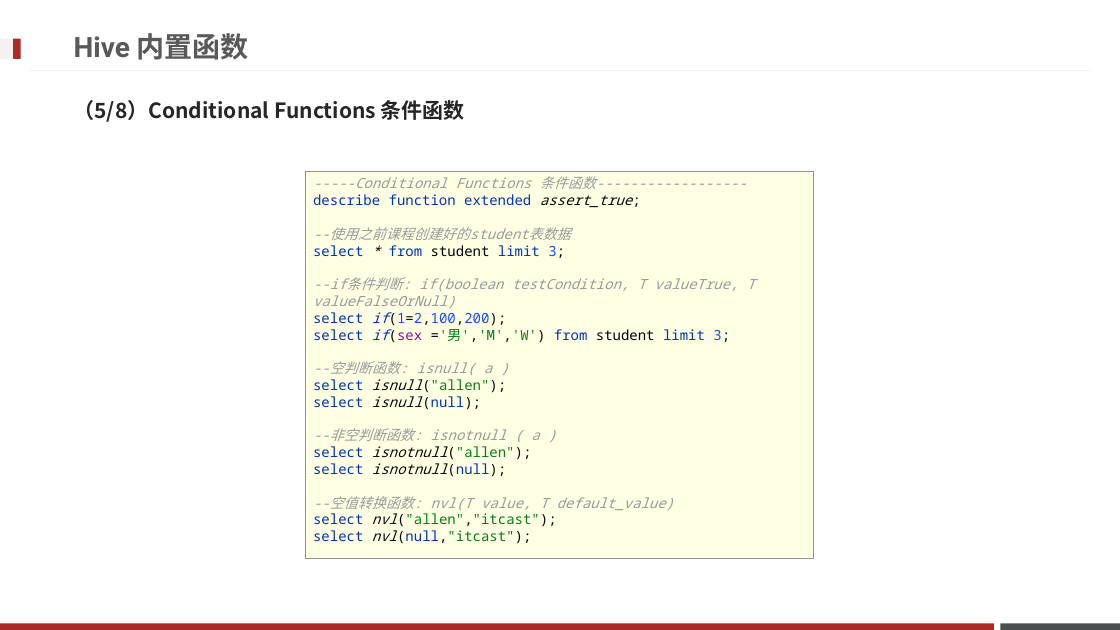
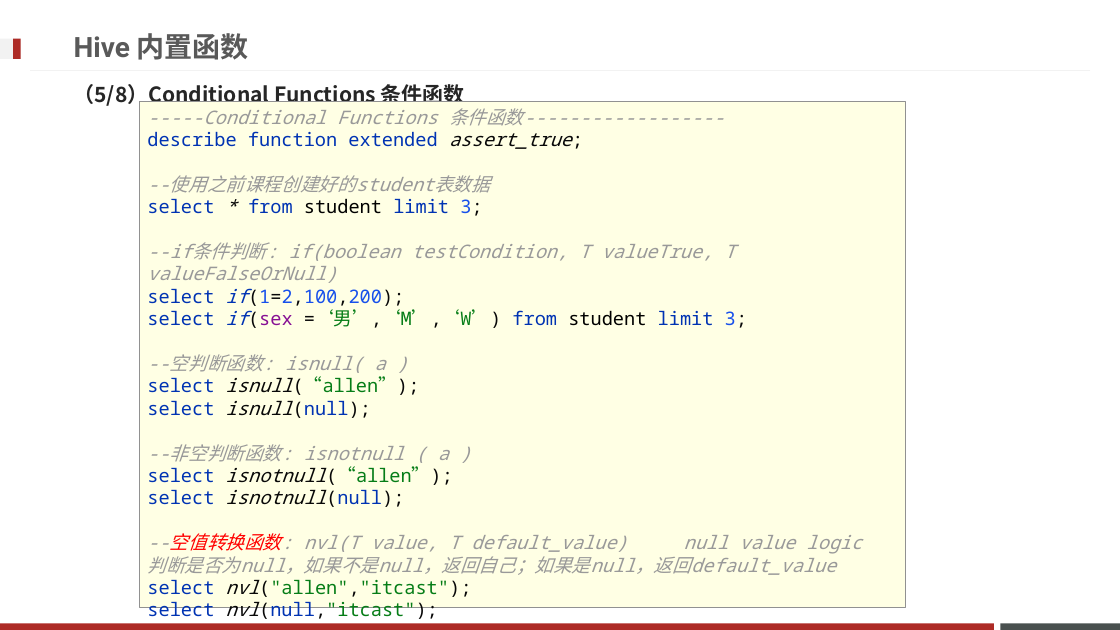
Before and after one commit to Legolas9999/big_data, a slide deck: slide 111 of Hadoop/大数据离线阶段--07(Hive DQL语法).pptx. Drawn at 1120x630 pixels with LibreOffice and Linux fonts; fonts in the diff are those of the drawing; background and template pictures are left out. Boxes give left, top, right and bottom in pixels: in the first picture for what was removed or moved away, otherwise in the second. Text is boxed around its words. In the diff, an @@ line names an element or a change of style, - is before the commit and + after.

```diff
--- a/Hadoop/大数据离线阶段--07(Hive DQL语法).pptx
+++ b/Hadoop/大数据离线阶段--07(Hive DQL语法).pptx
@@ text "（5/8）Conditional Functions 条件函数": place and size @@
-text "（5/8）Conditional Functions 条件函数" at [74, 100, 465, 122]
+text "（5/8）Conditional Functions 条件函数" at [74, 84, 465, 107]
@@ rectangle "-----Conditional Functions 条件函数------------------ describe f ...": place and size @@
-rectangle "-----Conditional Functions 条件函数------------------ describe f ..." at [305, 171, 813, 558]
+rectangle "-----Conditional Functions 条件函数------------------ describe f ..." at [139, 102, 906, 607]
@@ text in rectangle at [147, 108, 862, 619]: text changed; size 12 to 16 pt @@
------Conditional Functions 条件函数------------------
-describe function extended assert_true;
---使用之前课程创建好的student表数据
-select * from student limit 3;
---if条件判断: if(boolean testCondition, T valueTrue, T valueFalseOrNull)
-select if(1=2,100,200);
-select if(sex ='男','M','W') from student limit 3;
---空判断函数: isnull( a )
-select isnull("allen");
-select isnull(null);
---非空判断函数: isnotnull ( a )
-select isnotnull("allen");
-select isnotnull(null);
---空值转换函数: nvl(T value, T default_value)
-select nvl("allen","itcast");
-select nvl(null,"itcast");
+-----Conditional Functions 条件函数------------------
+describe function extended assert_true;
+--使用之前课程创建好的student表数据
+select * from student limit 3;
+--if条件判断: if(boolean testCondition, T valueTrue, T valueFalseOrNull)
+select if(1=2,100,200);
+select if(sex =‘男’,‘M’,‘W’) from student limit 3;
+--空判断函数: isnull( a )
+select isnull(“allen”);
+select isnull(null);
+--非空判断函数: isnotnull ( a )
+select isnotnull(“allen”);
+select isnotnull(null);
+--空值转换函数: nvl(T value, T default_value) null value logic
+判断是否为null，如果不是null，返回自己；如果是null，返回default_value
+select nvl("allen","itcast");
+select nvl(null,"itcast");
```
Also in this commit, not shown: 19 other slides changed.
